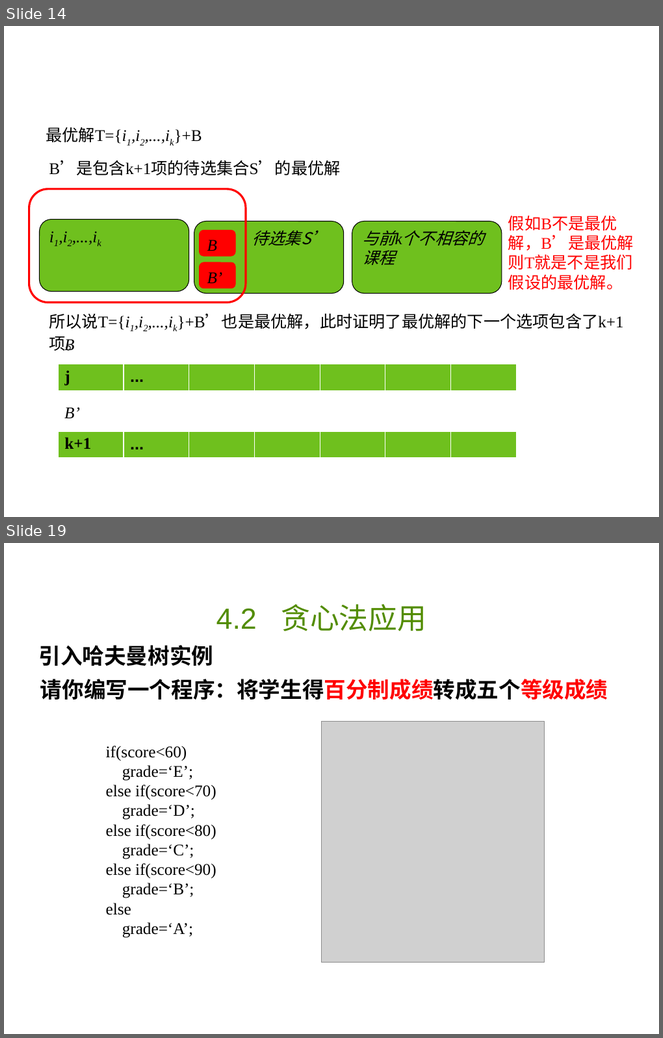
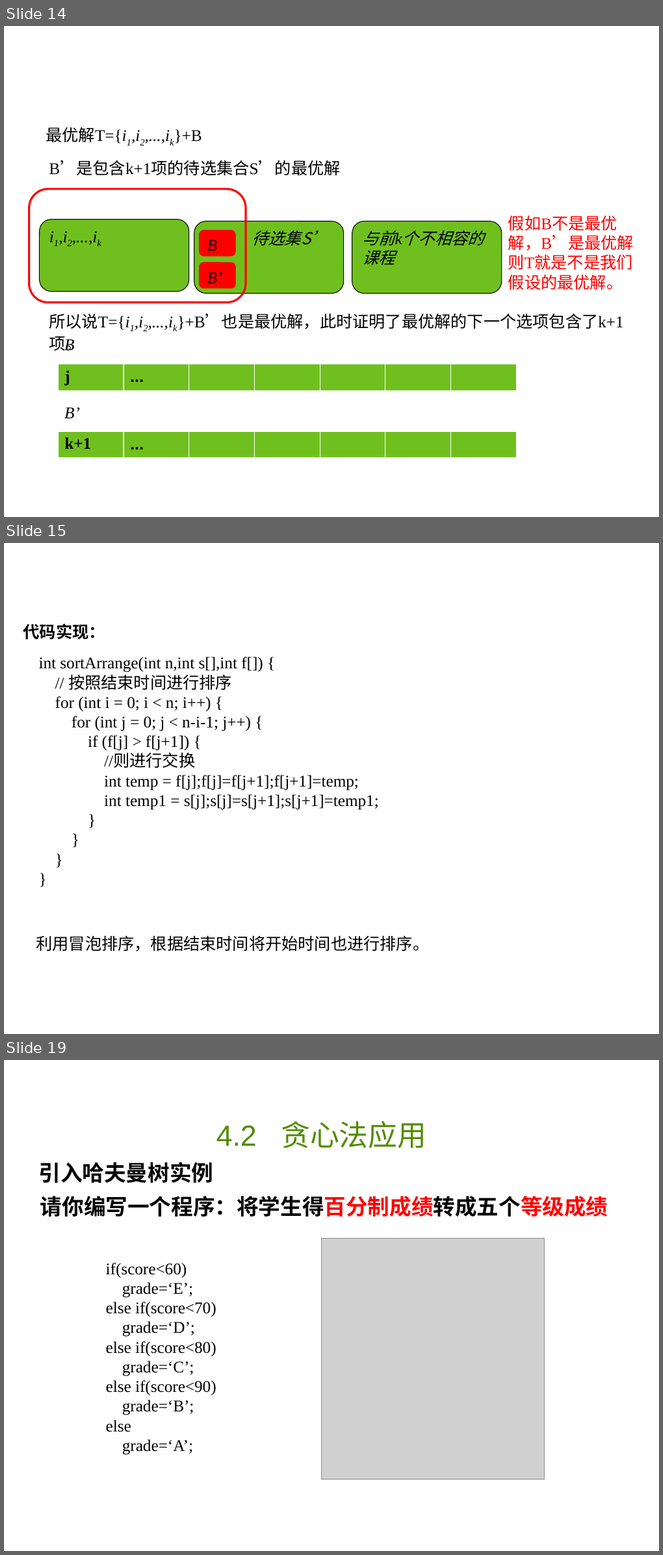
Before and after one commit to liutongling/DP, a slide deck: file/第4章 贪心法.pptx. Shown one above the other, each under a label of ours: slides 14 and 19 before the commit, slides 14, 15 and 19 after it; the slides between them are not shown. The pictures are 663x1038 and 663x1555 pixels, drawn with LibreOffice and Linux fonts; fonts in the diff are those of the drawing; grey boxes stand for pictures; background and template pictures are left out. Boxes give left, top, right and bottom in pixels: in the first picture for what was removed or moved away, otherwise in the second. Text is boxed around its words. In the diff, an @@ line names an element or a change of style, - is before the commit and + after.

```diff
--- a/file/第4章 贪心法.pptx
+++ b/file/第4章 贪心法.pptx
@@ slide 15 added at (4, 543, 659, 1034), background #FFFFFF @@
@@ text added at (24, 624, 105, 640), 18 pt, text #000000, bold @@
+代码实现：
@@ text added at (39, 657, 379, 810), 18 pt, text #000000 @@
+int sortArrange(int n,int s[],int f[]) {
+// 按照结束时间进行排序
+for (int i = 0; i < n; i++) {
+for (int j = 0; j < n-i-1; j++) {
+if (f[j] > f[j+1]) {
+//则进行交换
+int temp = f[j];f[j]=f[j+1];f[j+1]=temp;
+int temp1 = s[j];s[j]=s[j+1];s[j+1]=temp1;
+}
+}
+}
+}
@@ text added at (36, 936, 429, 952), 18 pt, text #000000 @@
+利用冒泡排序，根据结束时间将开始时间也进行排序。
```
Also in this commit, not shown: 3 slides changed, 14 other slides added, 3 slides removed, 2 other files.
